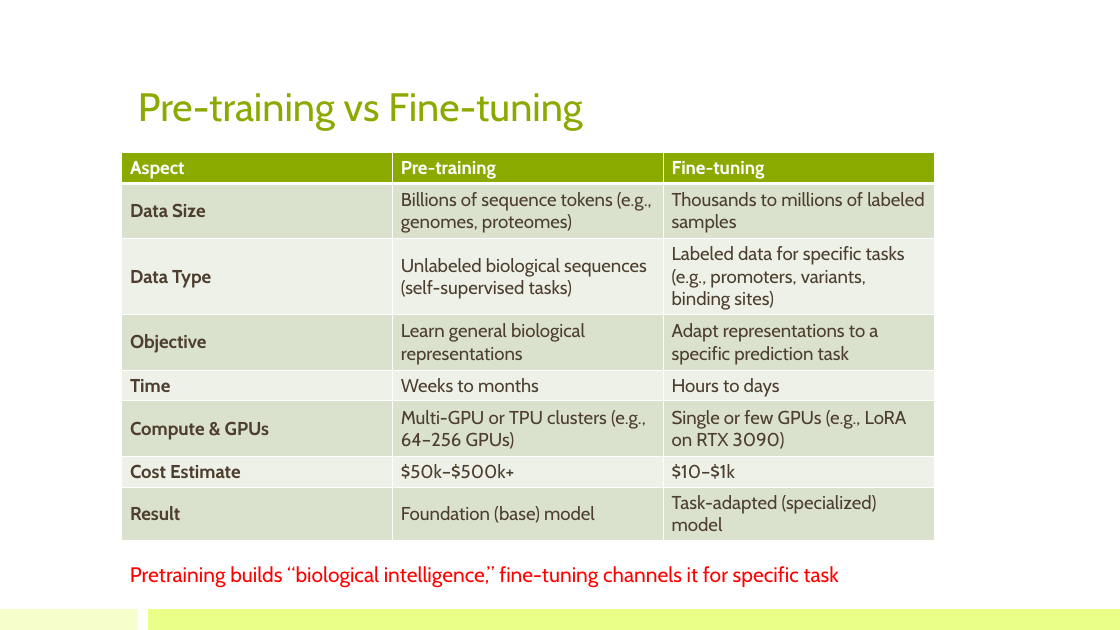
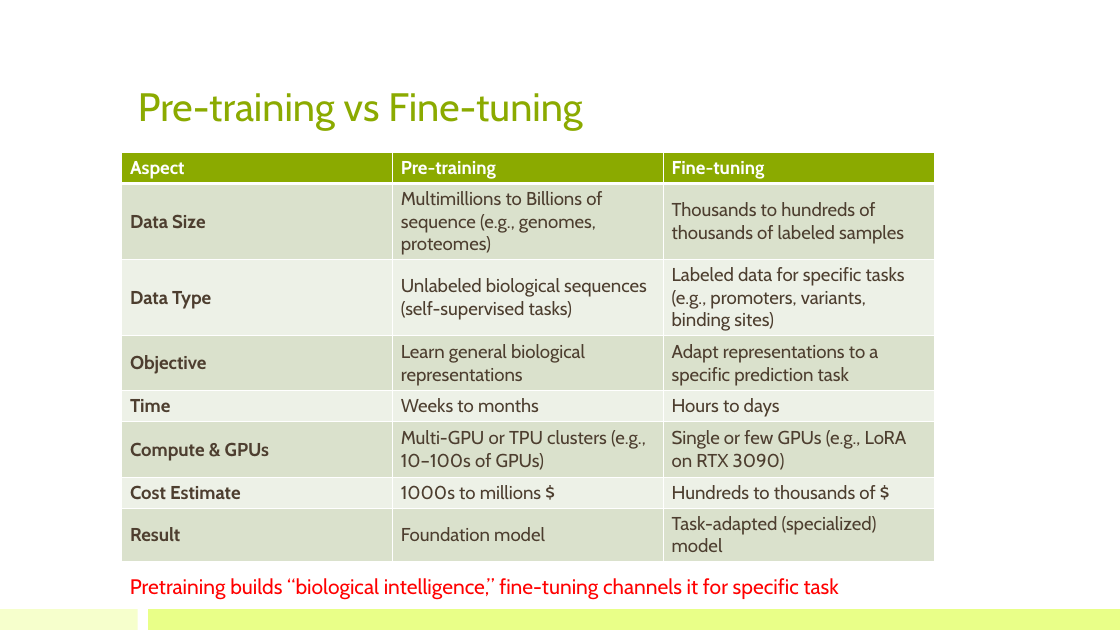
Before and after one commit to bioinfo-kaust/gfm-workshop, a slide deck: slide 7 of lecture_slides/3.day2_before_lunch/lecture_3_finetuning.pptx (slide 5 before the commit). Drawn at 1120x630 pixels with LibreOffice and Linux fonts; fonts in the diff are those of the drawing. Boxes give left, top, right and bottom in pixels: in the first picture for what was removed or moved away, otherwise in the second. Text is boxed around its words. In the diff, an @@ line names an element or a change of style, - is before the commit and + after.

```diff
--- a/lecture_slides/3.day2_before_lunch/lecture_3_finetuning.pptx
+++ b/lecture_slides/3.day2_before_lunch/lecture_3_finetuning.pptx
@@ table at <box>122,152,933,560</box> @@
-row 2, column 2: Billions of sequence tokens (e.g., genomes, proteomes)
+row 2, column 2: Multimillions to Billions of sequence (e.g., genomes, proteomes)
-row 2, column 3: Thousands to millions of labeled samples
+row 2, column 3: Thousands to hundreds of thousands of labeled samples
-row 6, column 2: Multi-GPU or TPU clusters (e.g., 64–256 GPUs)
+row 6, column 2: Multi-GPU or TPU clusters (e.g., 10–100s of GPUs)
-row 7, column 2: $50k–$500k+
+row 7, column 2: 1000s to millions $
-row 7, column 3: $10–$1k
+row 7, column 3: Hundreds to thousands of $
-row 8, column 2: Foundation (base) model
+row 8, column 2: Foundation model
@@ text "Pretraining builds “biological intelligence,” fine-tuning ...": place and size @@
-text "Pretraining builds “biological intelligence,” fine-tuning ..." at <box>130,566,839,588</box>
+text "Pretraining builds “biological intelligence,” fine-tuning ..." at <box>130,578,839,600</box>
```
Also in this commit, not shown: 8 other slides changed, 9 slides added, 2 slides removed, 5 other files.
